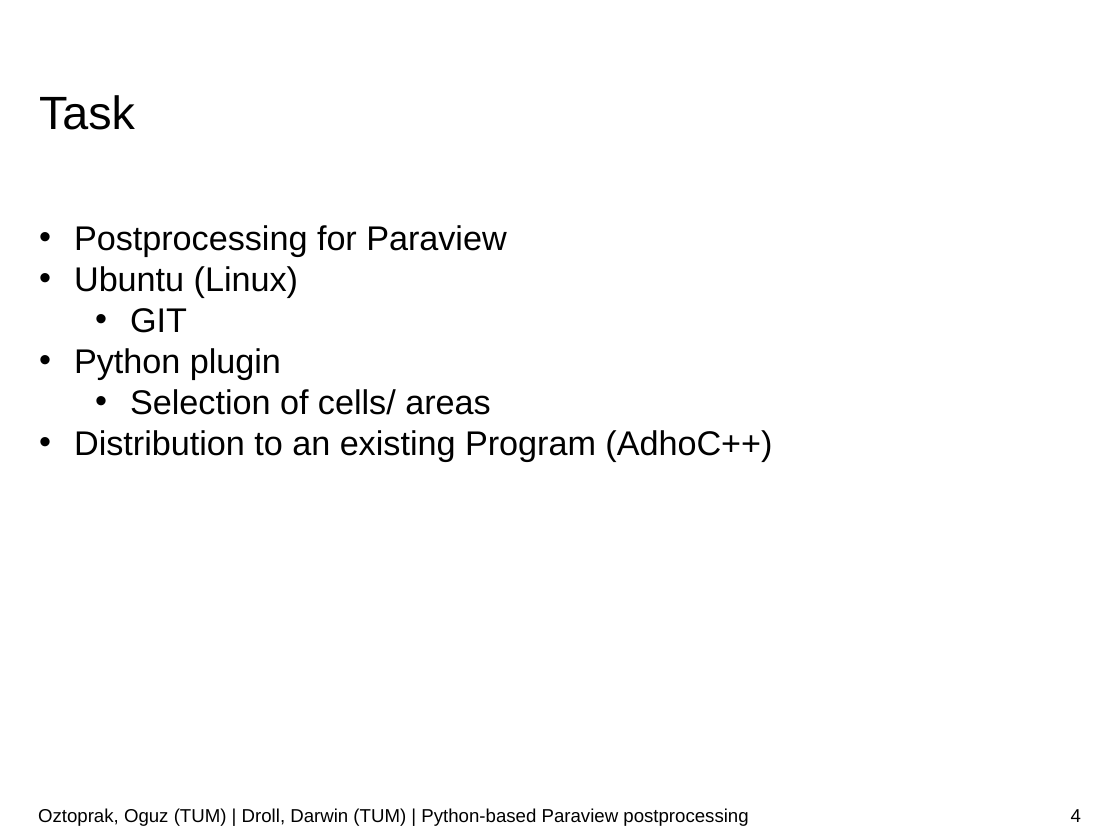
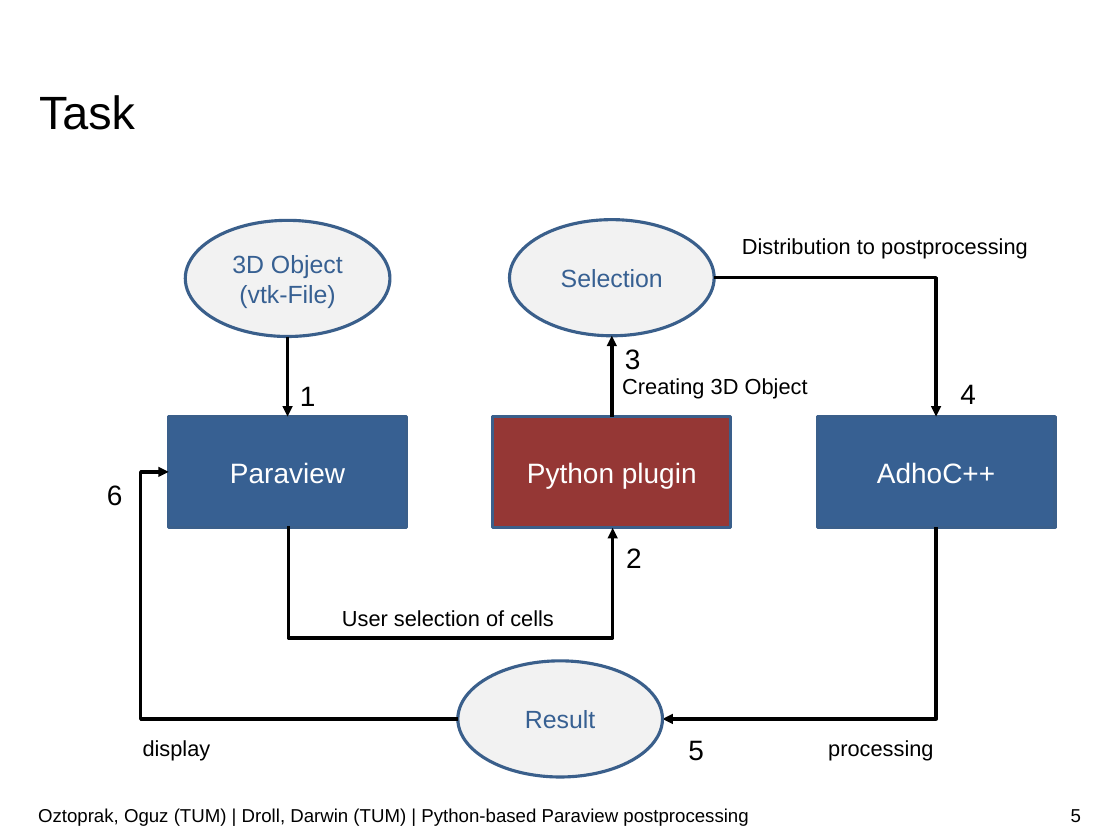
Before and after one commit to JusticeBoi/Paraview-PostProcessing-SoftwareLab, a slide deck: slide 5 of Paraview-postprocessor.pptx (slide 4 before the commit). Drawn at 1120x840 pixels with LibreOffice and Linux fonts; fonts in the diff are those of the drawing; background and template pictures are left out. Boxes give left, top, right and bottom in pixels: in the first picture for what was removed or moved away, otherwise in the second. Text is boxed around its words. In the diff, an @@ line names an element or a change of style, - is before the commit and + after.

```diff
--- a/Paraview-postprocessor.pptx
+++ b/Paraview-postprocessor.pptx
@@ text removed at (x1=74, y1=225, x2=772, y2=461) @@
-• Postprocessing for Paraview
-• Ubuntu (Linux)
-  • GIT
-• Python plugin
-  • Selection of cells/ areas
-• Distribution to an existing Program (AdhoC++)
@@ ellipse added at (x1=185, y1=221, x2=390, y2=337), fill #F2F2F2, outline #3A5F8C 2 pt, 16 pt, text #376092 @@
+3D Object
+(vtk-File)
@@ ellipse added at (x1=510, y1=220, x2=715, y2=336), fill #F2F2F2, outline #3A5F8C 2 pt, 16 pt, text #376092 @@
+Selection
@@ text added at (x1=742, y1=238, x2=1028, y2=258), 14 pt, text #000000 @@
+Distribution to postprocessing
@@ elbow arrow added from (715, 278) to (936, 417), #000000 2.25 pt @@
@@ elbow arrow added from (288, 336) to (288, 417), #000000 2.25 pt @@
@@ elbow arrow added from (612, 417) to (612, 336), #000000 2.25 pt @@
@@ text added at (x1=625, y1=349, x2=641, y2=370), 18 pt, text #000000 @@
+3
@@ text added at (x1=300, y1=386, x2=316, y2=406), 18 pt, text #000000 @@
+1
@@ text added at (x1=622, y1=378, x2=808, y2=399), 14 pt, text #000000 @@
+Creating 3D Object
@@ text added at (x1=960, y1=384, x2=976, y2=404), 18 pt, text #000000 @@
+4
@@ rectangle added at (x1=169, y1=417, x2=407, y2=528), fill #376092, outline #3A5F8C 2 pt, 18 pt, text #FFFFFF @@
+Paraview
@@ rectangle added at (x1=493, y1=417, x2=730, y2=528), fill #953735, outline #3A5F8C 2 pt, 18 pt, text #FFFFFF @@
+Python plugin
@@ rectangle added at (x1=818, y1=417, x2=1055, y2=528), fill #376092, outline #3A5F8C 2 pt, 18 pt, text #FFFFFF @@
+AdhoC++
@@ elbow arrow added from (458, 719) to (169, 472), #000000 2.25 pt @@
@@ text added at (x1=107, y1=485, x2=123, y2=506), 18 pt, text #000000 @@
+6
@@ elbow arrow added from (288, 526) to (613, 528), #000000 2.25 pt @@
@@ elbow arrow added from (936, 528) to (662, 719), #000000 2.25 pt @@
@@ text added at (x1=626, y1=548, x2=642, y2=568), 18 pt, text #000000 @@
+2
@@ text added at (x1=342, y1=610, x2=554, y2=627), 14 pt, text #000000 @@
+User selection of cells
@@ ellipse added at (x1=458, y1=661, x2=663, y2=777), fill #F2F2F2, outline #3A5F8C 2 pt, 16 pt, text #376092 @@
+Result
@@ text added at (x1=143, y1=740, x2=211, y2=761), 14 pt, text #000000 @@
+display
@@ text added at (x1=688, y1=740, x2=704, y2=761), 18 pt, text #000000 @@
+5
@@ text added at (x1=828, y1=740, x2=933, y2=761), 14 pt, text #000000 @@
+processing
@@ page number at (x1=1071, y1=809, x2=1081, y2=823): text changed @@
-4
+5
```
Also in this commit, not shown: 1 other slide changed.
